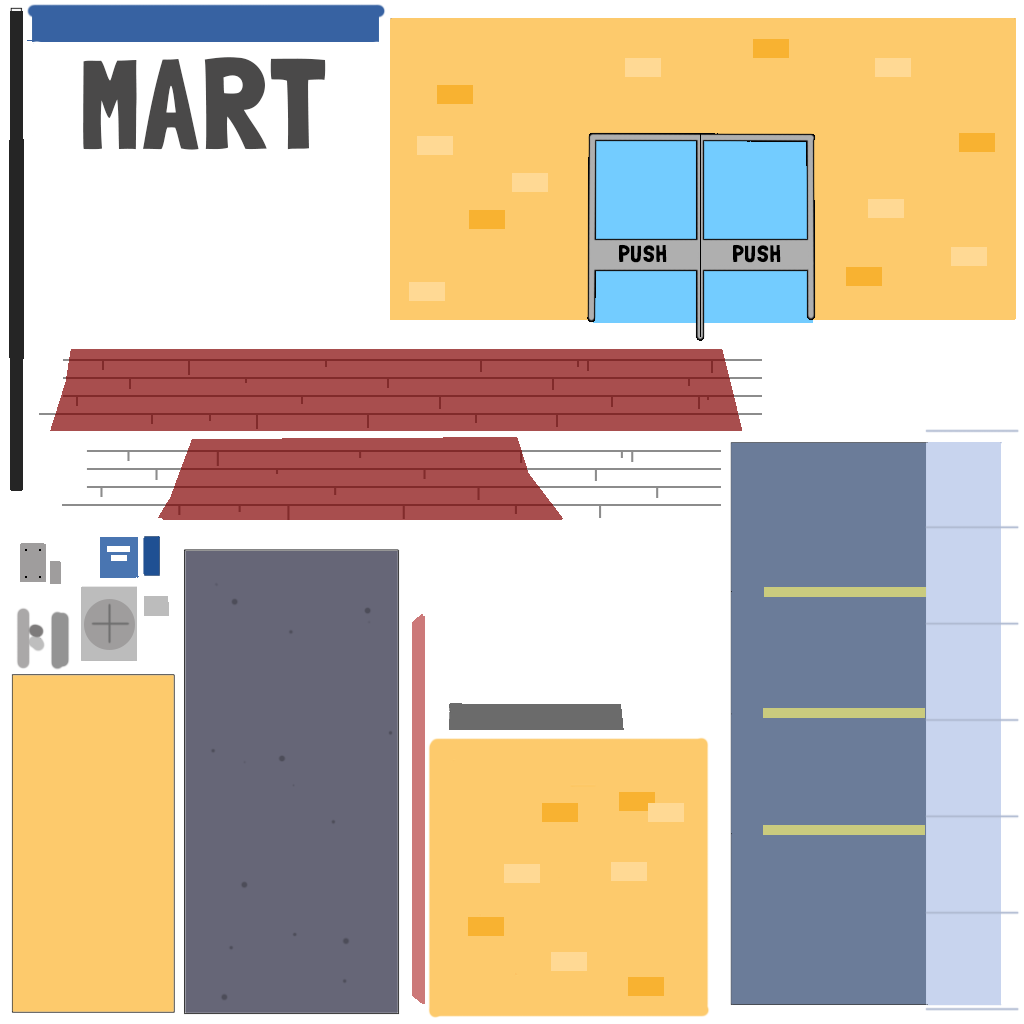
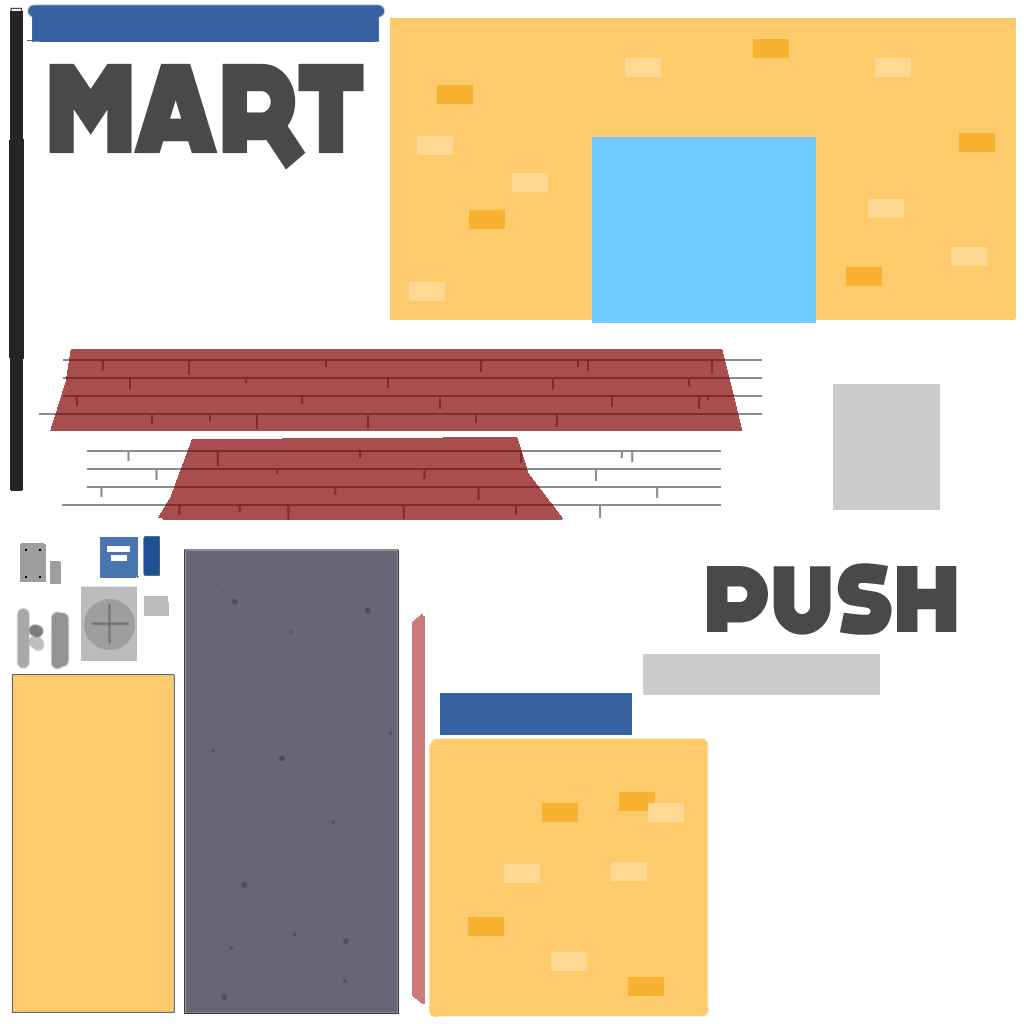
Comparing the layer stacks of the two 1024px x 1024px images. Changes:
added layer "Rectangle 3" above "Layer 6" over [440, 693, 632, 735]
renamed "Layer 3" to "Layer 6", hid it, moved it above "Layer 2", painted on it over [49, 57, 1016, 1011]
hid "PUSH" (1st of 3) over [733, 244, 781, 263]
hid "PUSH" (2nd of 3) over [619, 244, 667, 263]
painted on "MART" over [49, 57, 364, 170]
painted on "Rectangle 1" over [592, 136, 816, 323]
hid "parking lines" over [763, 587, 926, 835]
removed layer "Layer 6 copy 4" over [925, 429, 1019, 1011]
added layer "Rectangle 5" above "Rectangle 4" over [833, 384, 940, 510]
added layer "Rectangle 4" above "PUSH" over [643, 654, 880, 695]
added layer "PUSH" (3rd of 3) above "Layer 0" over [707, 563, 957, 635]
painted on "Layer 0" over [730, 442, 1002, 1006]
